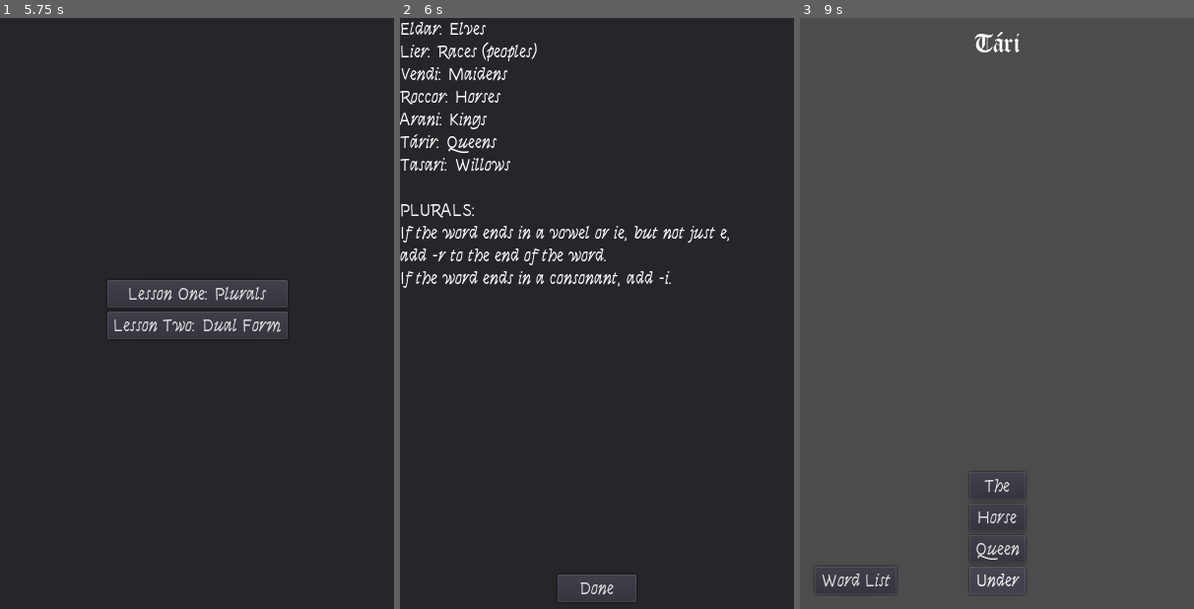
Above: before the commit, frames 1-3 (left to right).
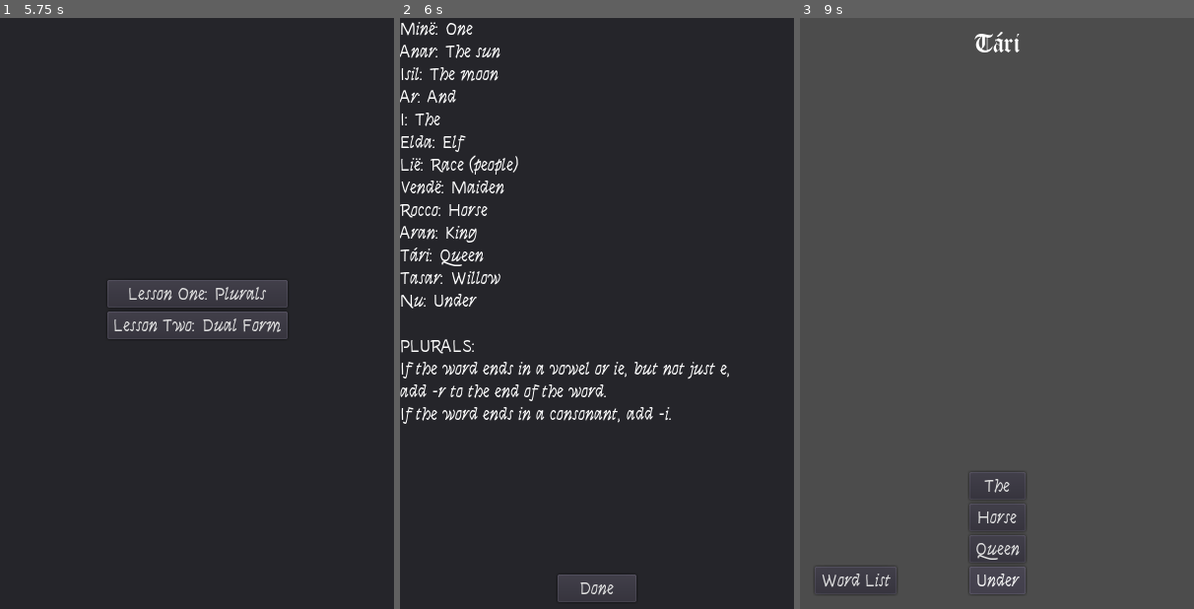
Above: after the commit, the same moments.

Repository: the-alex-g/QuenyaFlashcards
Game: Godot game, scene res://Main.tscn
Two runs of this game, one before a commit and one after it. Both use one fixed random seed, a clock stepped at 60 frames per second and the inputs below.
Inputs (mouse positions are in pixels of both pictures, inside the frame that each line leads up to):
- Up to frame 1 (5.75 s): click "Done" at 0.5 s; click "Done" at 1.25 s; click (197, 484) at 2 s; click (197, 514) at 2.75 s; click (197, 549) at 3.5 s; click (197, 579) at 4.25 s; click "Word List" at 5 s
- Up to frame 2 (6 s): click "Lesson One: Plurals" at 5.75 s
- Up to frame 3 (9 s): click "The" at 6.5 s; click "Horse" at 7.25 s; click "Queen" at 8 s; click "Under" at 8.75 s

Frame 1 is identical in both runs. In frame 2, 6.9% of the frame differs, in the area x 0-84%, y 0-69%; in frame 3, nothing differs.

Commit message:
Fix word list

Diff:
--- a/project/Main.gd
+++ b/project/Main.gd
@@ -106,10 +106,11 @@
 
 func _get_list(lesson_number:String)->void:
 	var words:Dictionary = get('LESS_'+lesson_number+'_WORDS')
+	for word in words:
+		_word_list_display.text += word +': '+words[word]+'\n'
 	var exercises:Dictionary = get('LESS_'+lesson_number+'_EXERCISES')
 	for key in exercises:
 		words[key] = exercises[key]
-		_word_list_display.text += key+': '+exercises[key]+'\n'
 	_word_list_display.text += '\n'+get('LESS_'+lesson_number+'_RULES')
 	_word_list_panel.visible = true
 	_working_list = words
--- a/project/Main.tscn
+++ b/project/Main.tscn
@@ -76,6 +76,8 @@
 [node name="LessonPanel" type="Panel" parent="."]
 anchor_right = 1.0
 anchor_bottom = 1.0
+margin_left = 0.264862
+margin_right = 0.264862
 __meta__ = {
 "_edit_use_anchors_": false
 }
